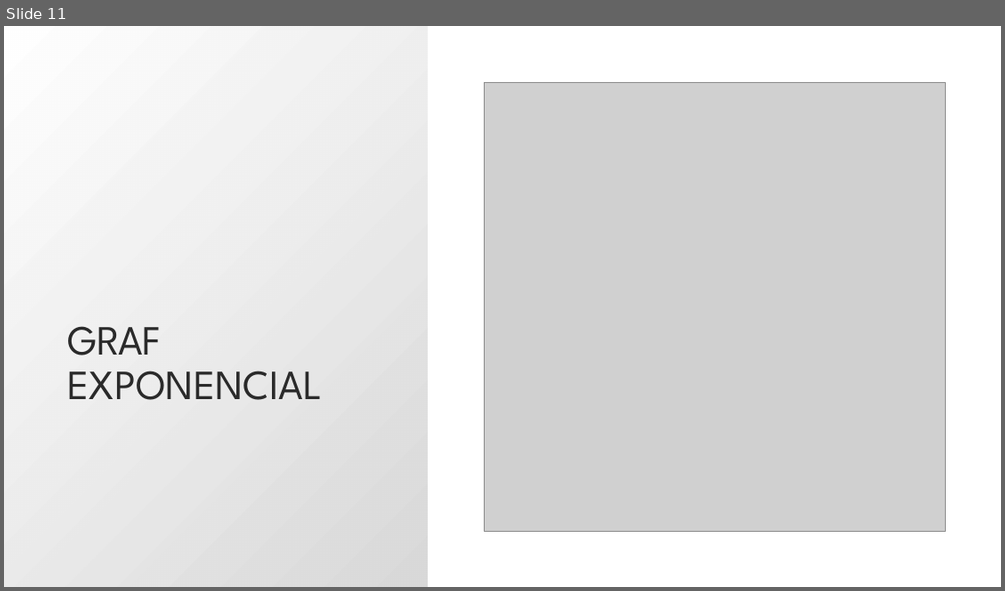
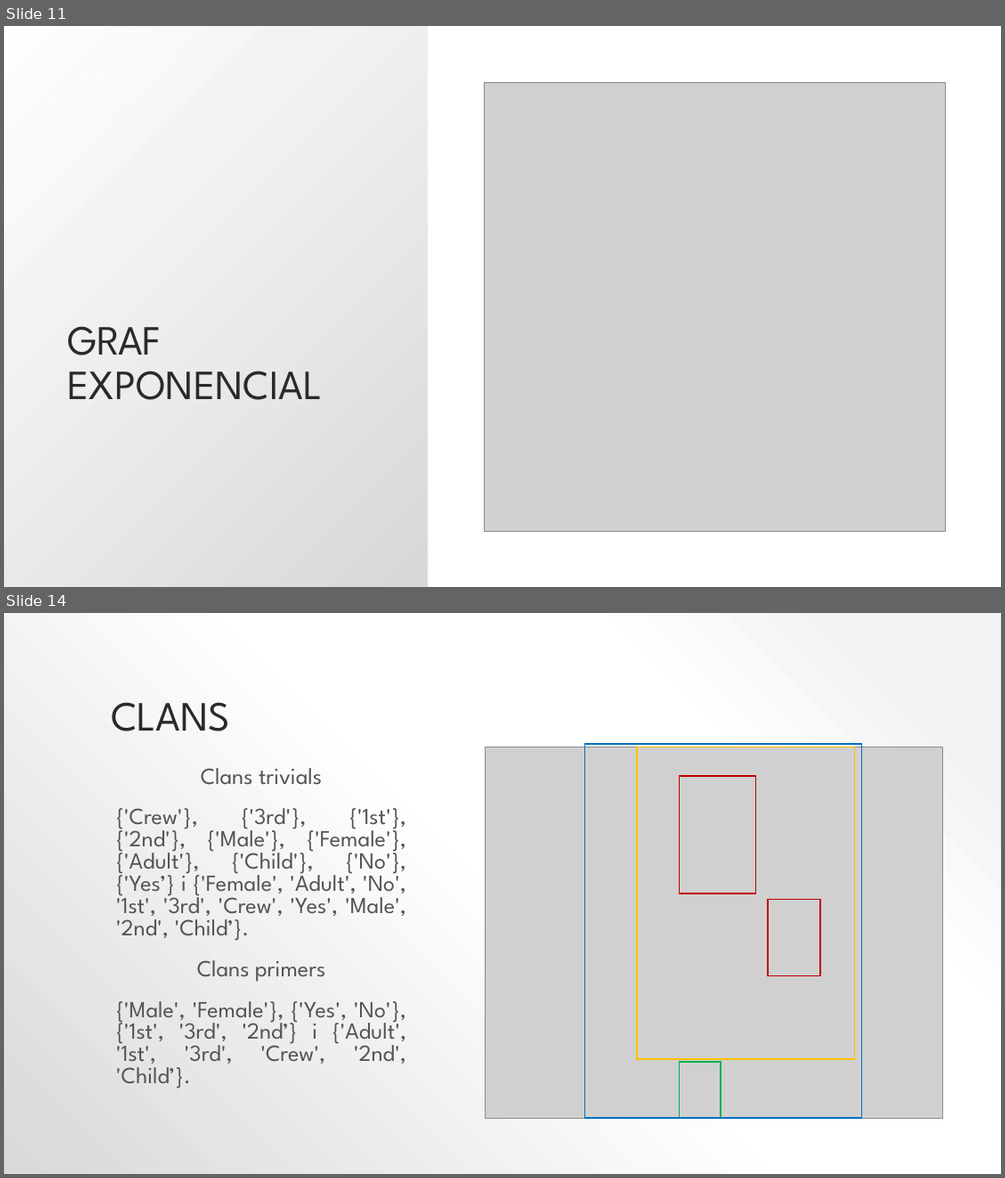
Before and after one commit to lrodrin/TFG, a slide deck: presentació.pptx. Shown one above the other, each under a label of ours: slide 11 before the commit, slides 11 and 14 after it; the slides between them are not shown. The pictures are 1005x591 and 1005x1178 pixels, drawn with LibreOffice and Linux fonts; fonts in the diff are those of the drawing; grey boxes stand for pictures. Boxes give left, top, right and bottom in pixels: in the first picture for what was removed or moved away, otherwise in the second. Text is boxed around its words. In the diff, an @@ line names an element or a change of style, - is before the commit and + after.

```diff
--- a/presentació.pptx
+++ b/presentació.pptx
@@ slide 14 added at (4,613,1001,1174), background gradient #F2F2F2 to #FFFFFF to #D9D9D9 @@
@@ title added at (111,702,230,731), 40 pt, text #2A2A2A @@
+CLANS
@@ rectangle added at (585,744,862,1118), outline #0070C0 1.5 pt @@
@@ text added at (116,768,407,1088), 22.2 pt, text #545454 @@
+Clans trivials
+{'Crew'}, {'3rd'}, {'1st'}, {'2nd'}, {'Male'}, {'Female'}, {'Adult'}, {'Child'}, {'No'}, {'Yes’} i {'Female', 'Adult', 'No', '1st', '3rd', 'Crew', 'Yes', 'Male', '2nd', 'Child’}.
+Clans primers
+{'Male', 'Female'}, {'Yes', 'No'}, {'1st', '3rd', '2nd’} i {'Adult', '1st', '3rd', 'Crew', '2nd', 'Child’}.
@@ picture added at (485,747,942,1118) @@
@@ rectangle added at (637,747,854,1059), outline #FFC000 1.5 pt @@
@@ rectangle added at (680,776,755,893), outline #C00000 1.5 pt @@
@@ rectangle added at (768,900,821,976), outline #C00000 1.5 pt @@
@@ rectangle added at (680,1062,720,1118), outline #00B050 1.5 pt @@
```
Also in this commit, not shown: 8 slides changed, 4 other slides added, 1 slide removed, 1 other file.
